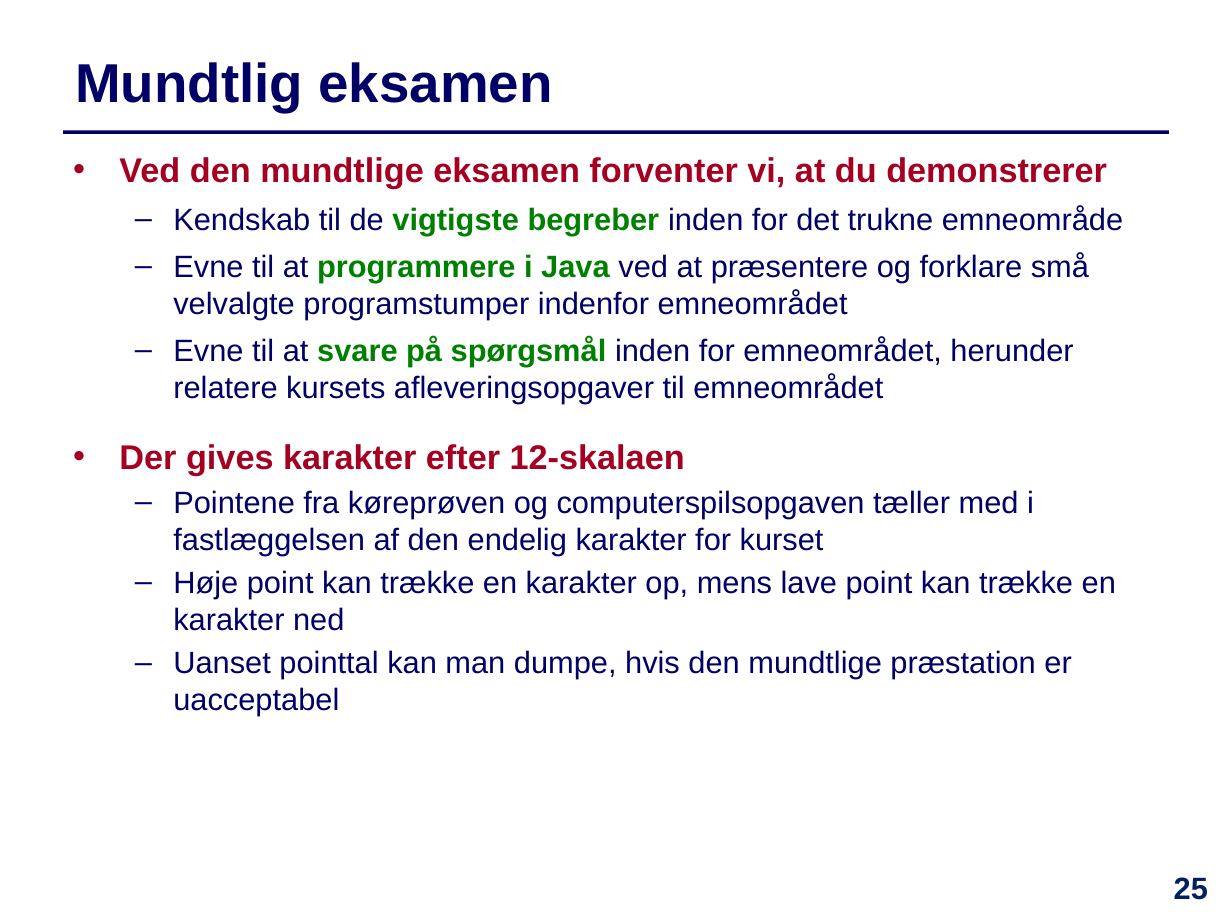
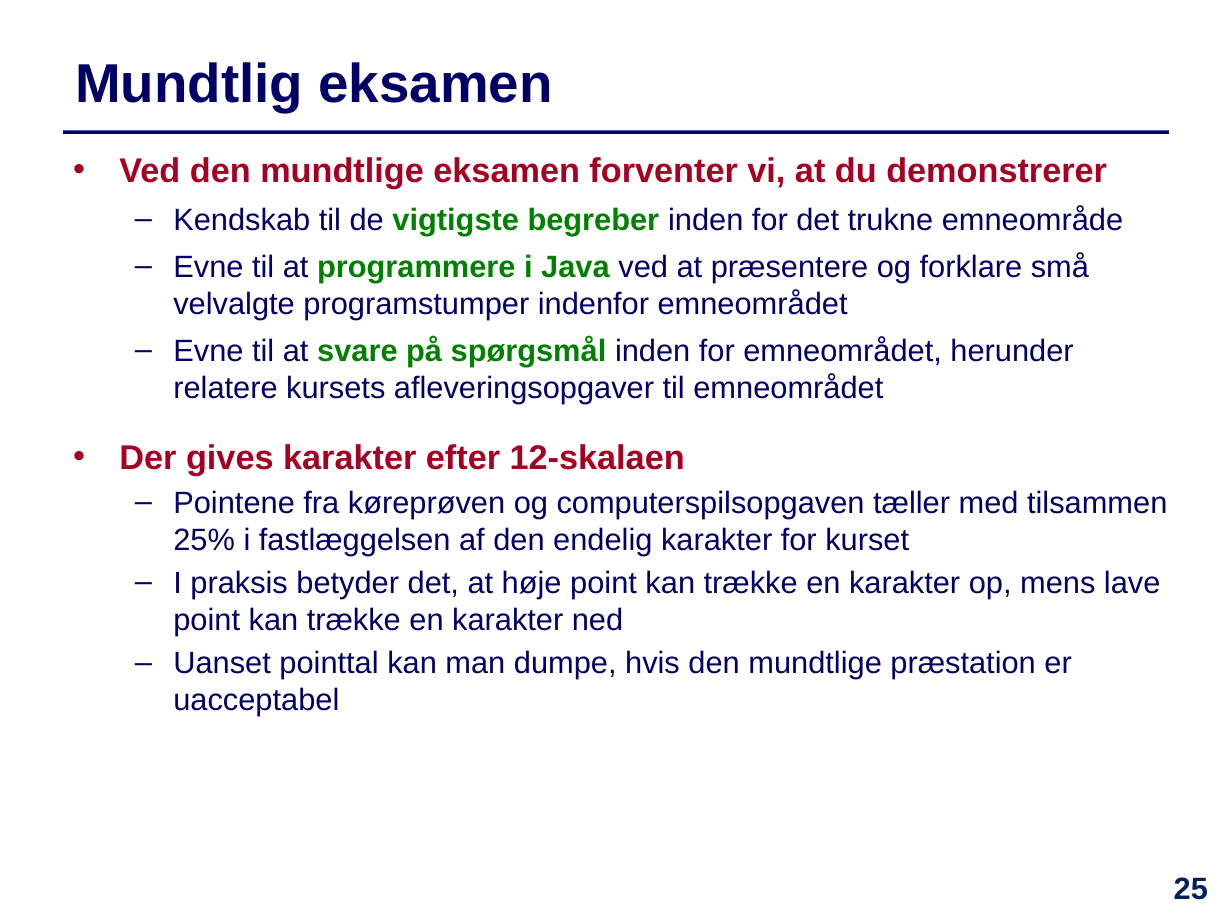
Before and after one commit to IntProgAU/Materiale, a slide deck: slide 25 of web/e23/uge_9/Slides-Uge9.pptx. Drawn at 1232x924 pixels with LibreOffice and Linux fonts; fonts in the diff are those of the drawing. Boxes give left, top, right and bottom in pixels: in the first picture for what was removed or moved away, otherwise in the second. Text is boxed around its words. In the diff, an @@ line names an element or a change of style, - is before the commit and + after.

```diff
--- a/web/e23/uge_9/Slides-Uge9.pptx
+++ b/web/e23/uge_9/Slides-Uge9.pptx
@@ text at <box>173,490,1167,636</box>: text changed @@
-  – Pointene fra køreprøven og computerspilsopgaven tæller med i fastlæggelsen af den endelig karakter for kurset
-  – Høje point kan trække en karakter op, mens lave point kan trække en karakter ned
+  – Pointene fra køreprøven og computerspilsopgaven tæller med tilsammen 25% i fastlæggelsen af den endelig karakter for kurset
+  – I praksis betyder det, at høje point kan trække en karakter op, mens lave point kan trække en karakter ned
```
Also in this commit, not shown: 8 other slides changed, 1 other file.
